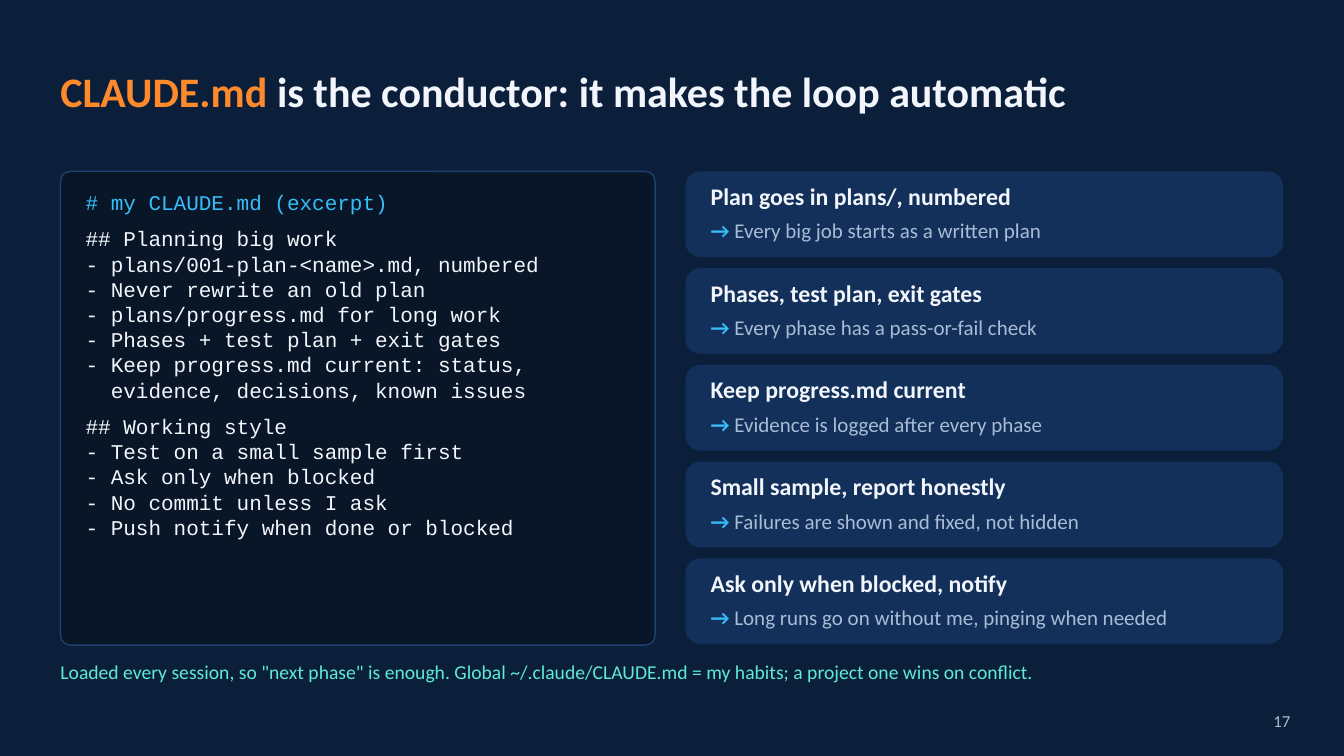
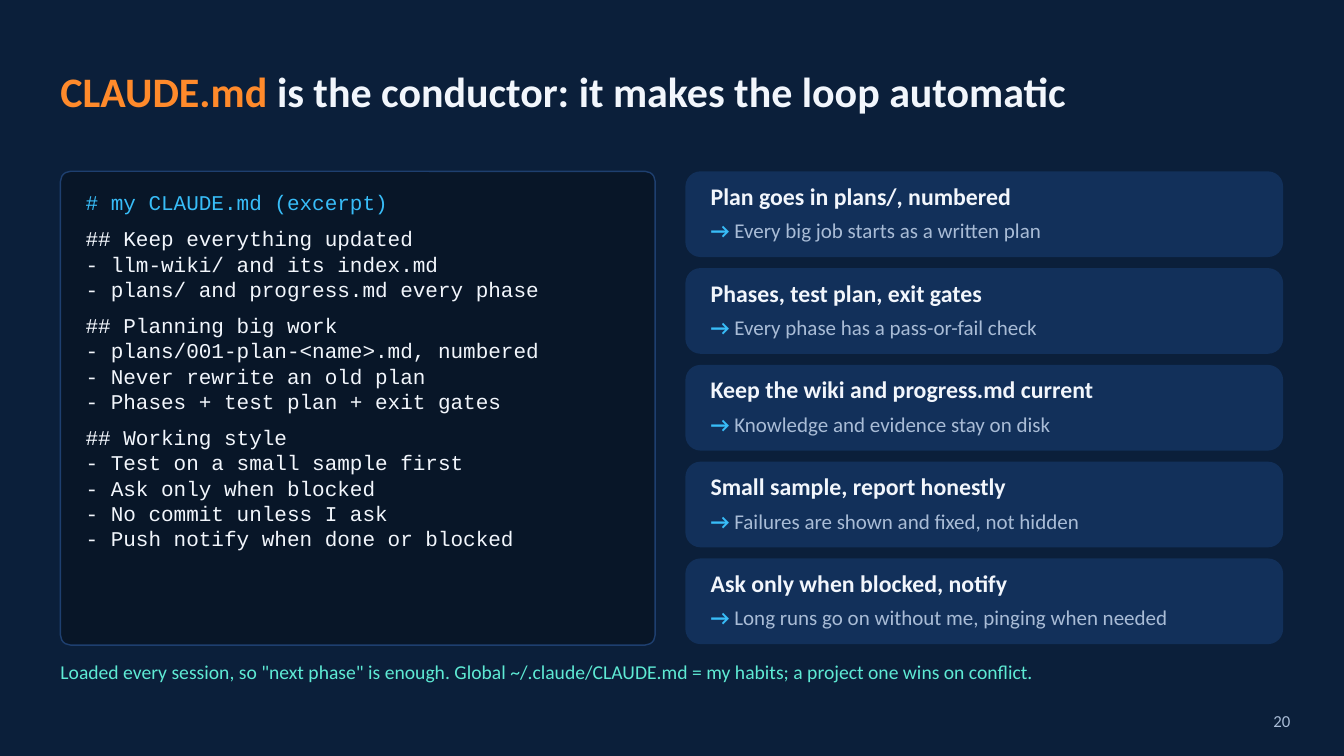
Before and after one commit to HinePo/ai-agent-learning-path, a slide deck: slide 20 of resources/claude_code_vscode_tricks.pptx (slide 17 before the commit). Drawn at 1344x756 pixels with LibreOffice and Linux fonts; fonts in the diff are those of the drawing. Boxes give left, top, right and bottom in pixels: in the first picture for what was removed or moved away, otherwise in the second. Text is boxed around its words. In the diff, an @@ line names an element or a change of style, - is before the commit and + after.

```diff
--- a/resources/claude_code_vscode_tricks.pptx
+++ b/resources/claude_code_vscode_tricks.pptx
@@ text at bbox=[111, 231, 539, 302]: paragraphs added @@
+## Keep everything updated
+- llm-wiki/ and its index.md
+- plans/ and progress.md every phase
@@ text at bbox=[111, 307, 501, 327]: paragraph removed @@
-- plans/progress.md for long work
@@ text at bbox=[111, 357, 527, 402]: paragraphs removed @@
-- Keep progress.md current: status,
-evidence, decisions, known issues
@@ text at bbox=[711, 381, 1093, 402]: text changed @@
-Keep progress.md current
+Keep the wiki and progress.md current
@@ text at bbox=[734, 417, 1051, 436]: text changed @@
-→ Evidence is logged after every phase
+→ Knowledge and evidence stay on disk
@@ page number at bbox=[1273, 716, 1290, 727]: text changed @@
-17
+20
```
Also in this commit, not shown: 14 other slides changed, 3 slides added, 2 other files.
